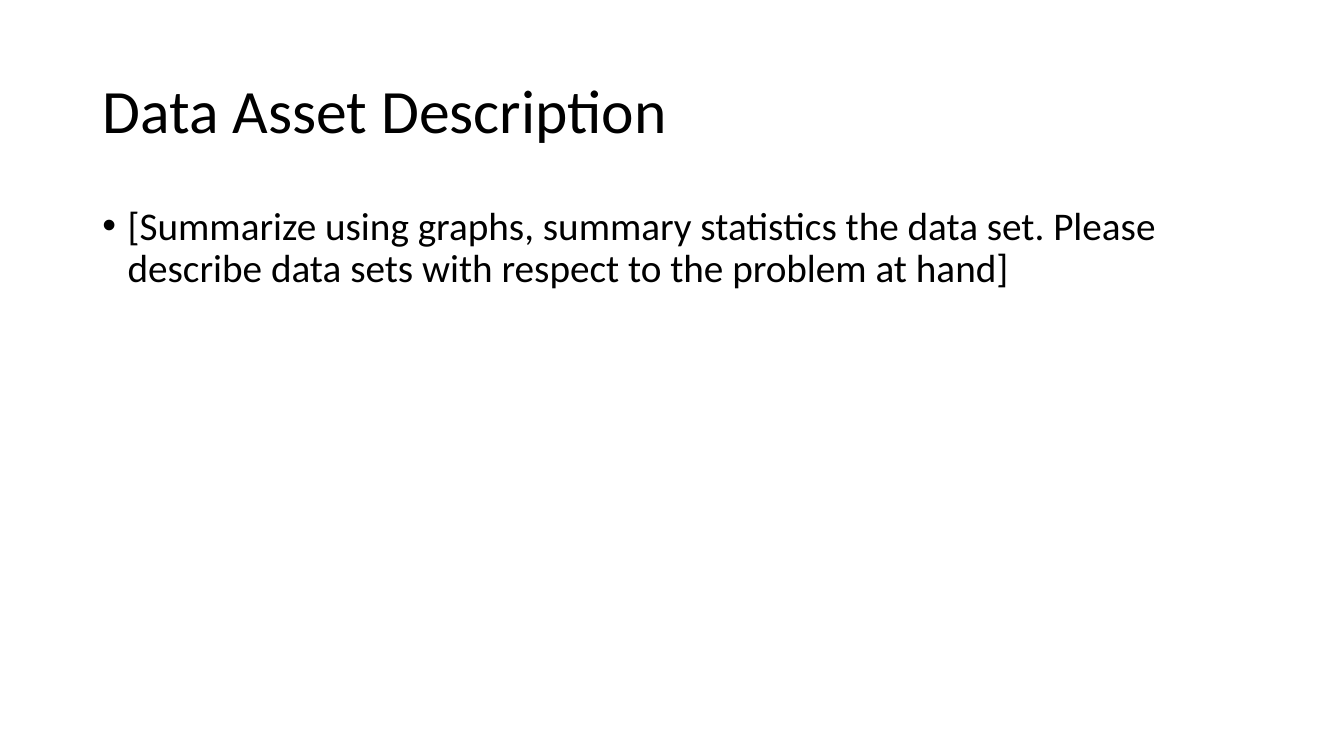
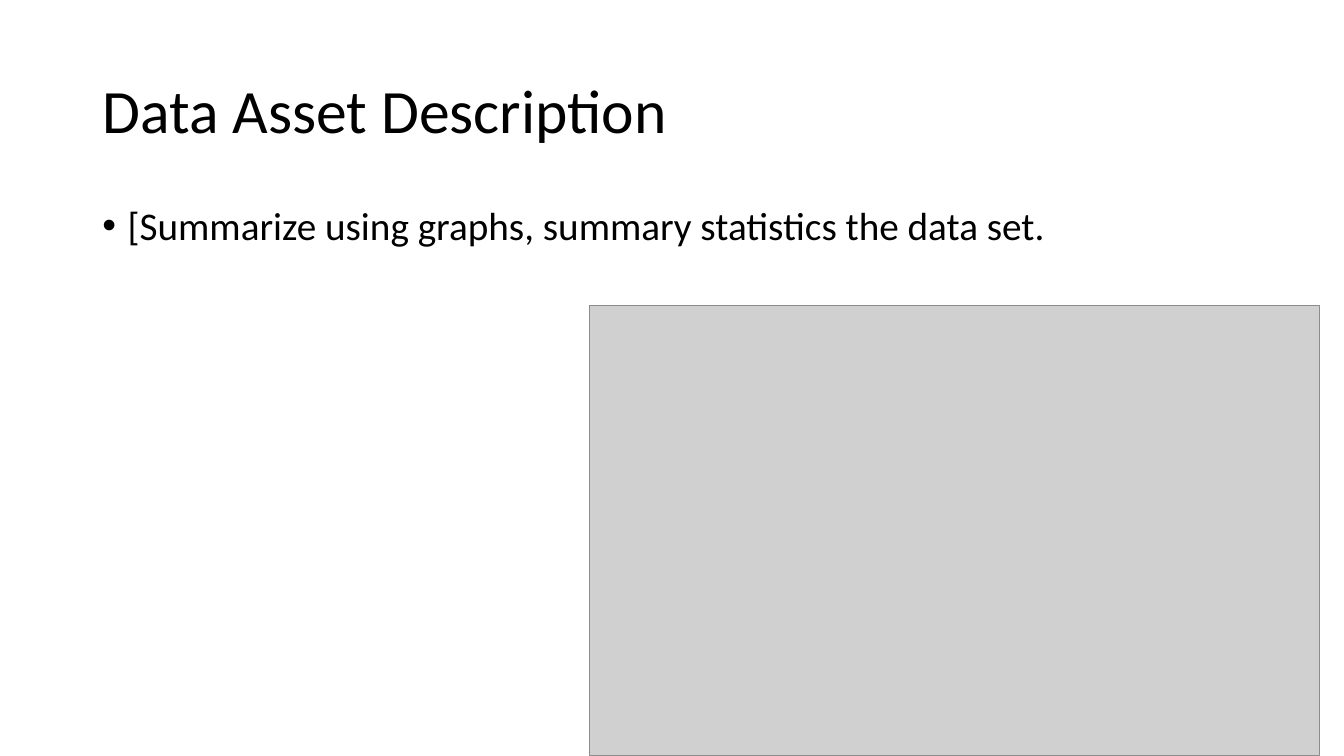
Before and after one commit to donaldsonm731/Asthma_Prediction, a slide deck: slide 3 of Mid_Semester_Pres.pptx. Drawn at 1344x756 pixels with LibreOffice and Linux fonts; fonts in the diff are those of the drawing; grey boxes stand for pictures. Boxes give left, top, right and bottom in pixels: in the first picture for what was removed or moved away, otherwise in the second. Text is boxed around its words. In the diff, an @@ line names an element or a change of style, - is before the commit and + after.

```diff
--- a/Mid_Semester_Pres.pptx
+++ b/Mid_Semester_Pres.pptx
@@ text at (128, 211, 1045, 247): text changed @@
-• [Summarize using graphs, summary statistics the data set. Please describe data sets with respect to the problem at hand]
+• [Summarize using graphs, summary statistics the data set.
@@ picture added at (590, 306, 1320, 756) @@
```
Also in this commit, not shown: 2 other slides changed, 2 slides added, 2 slides removed.
